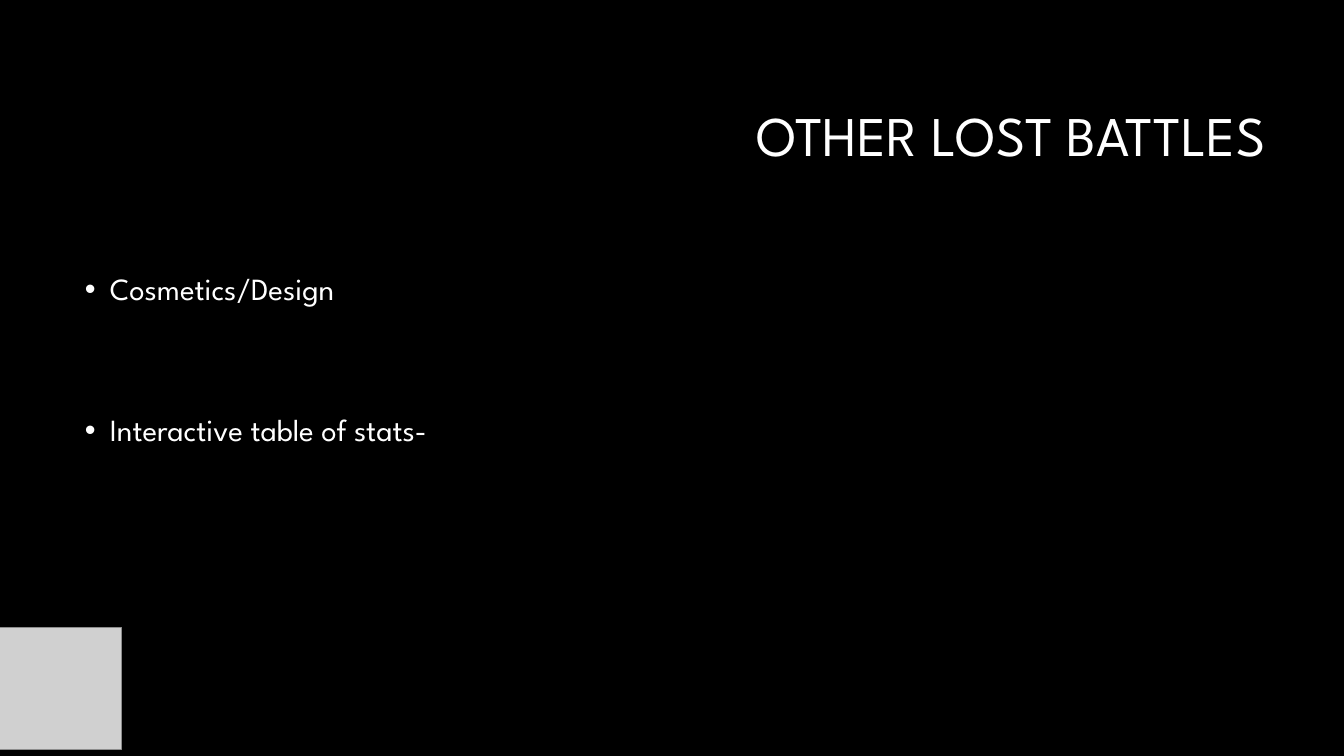
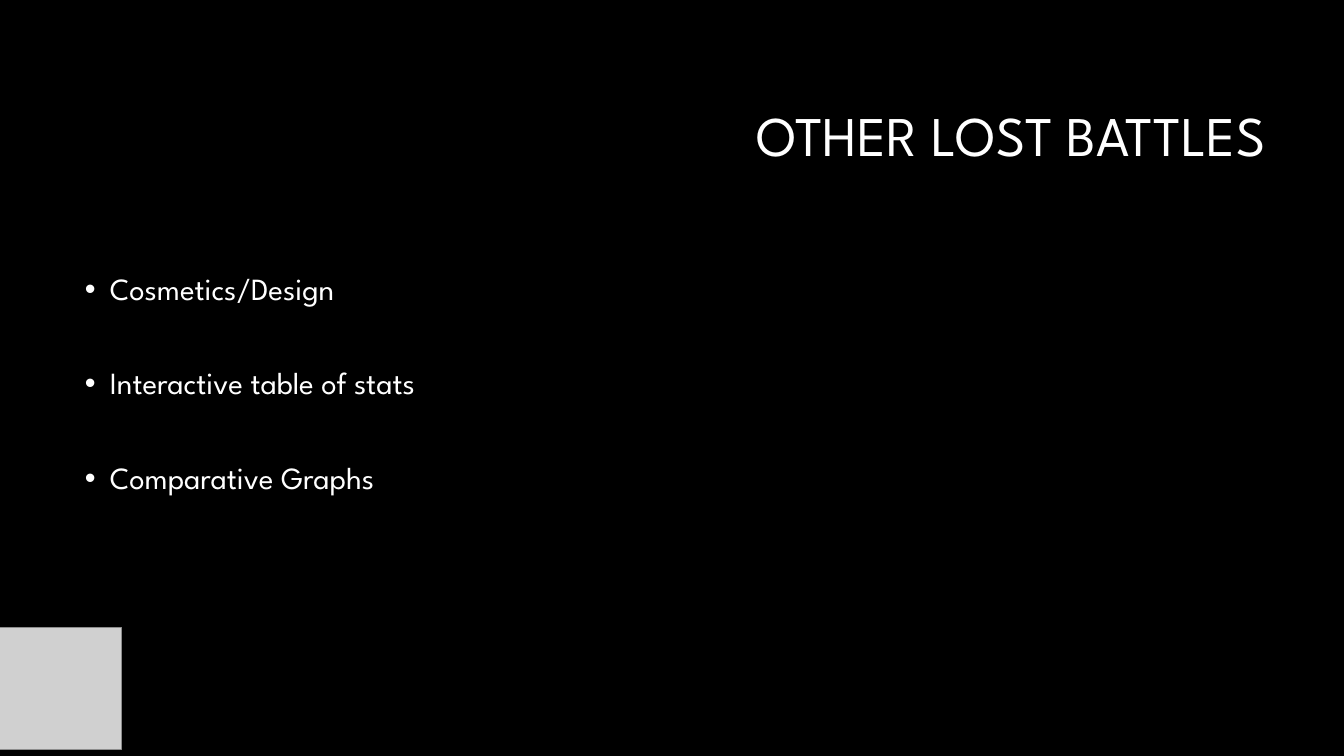
Before and after one commit to Dbuescher8/Final-Project, a slide deck: slide 13 of Final Presentation.pptx. Drawn at 1344x756 pixels with LibreOffice and Linux fonts; fonts in the diff are those of the drawing; grey boxes stand for pictures; background and template pictures are left out. Boxes give left, top, right and bottom in pixels: in the first picture for what was removed or moved away, otherwise in the second. Text is boxed around its words. In the diff, an @@ line names an element or a change of style, - is before the commit and + after.

Commit message:
Final touches

```diff
--- a/Final Presentation.pptx
+++ b/Final Presentation.pptx
@@ text at bbox=[110, 372, 415, 496]: text changed @@
-• Interactive table of stats-
+• Interactive table of stats
+• Comparative Graphs
```
